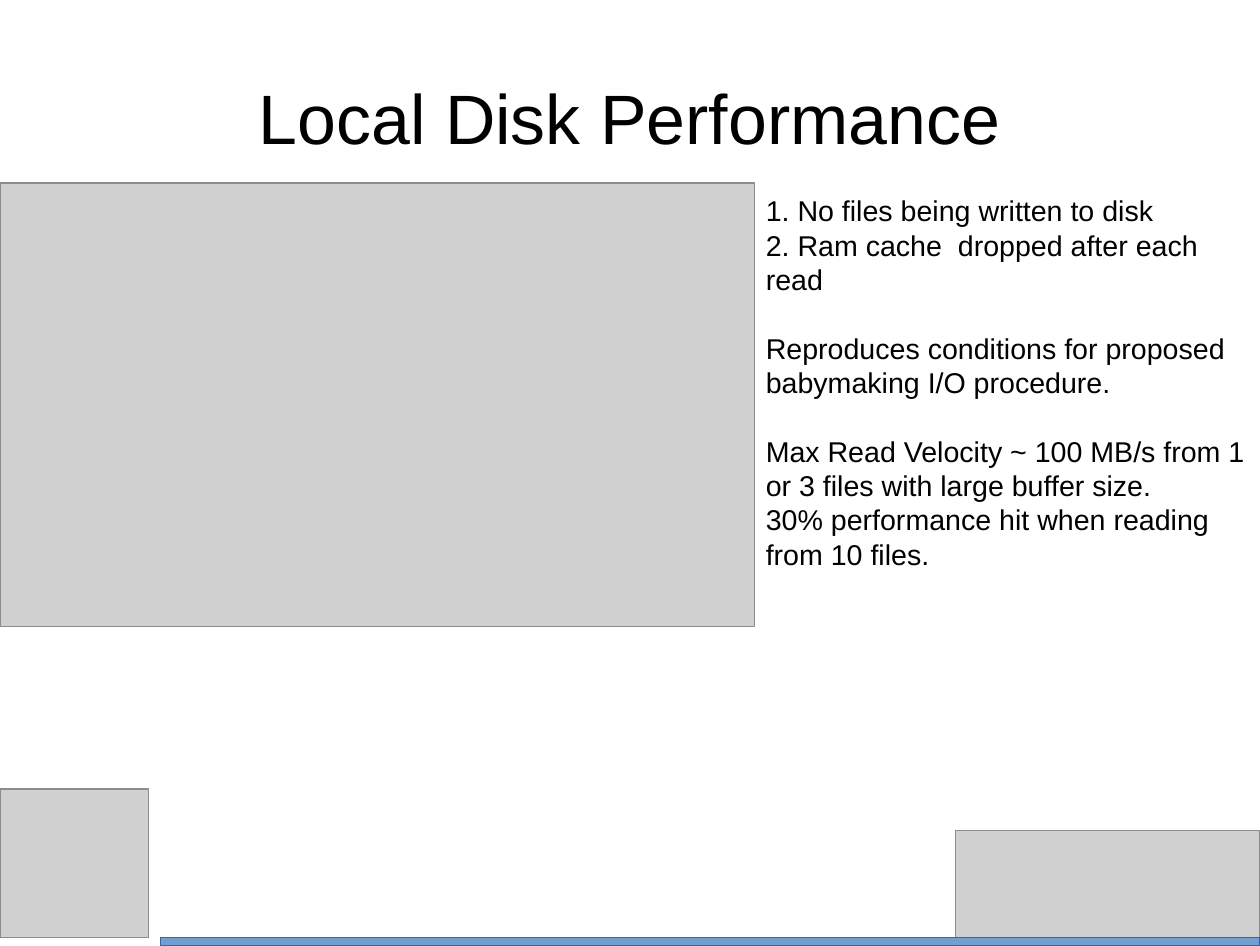
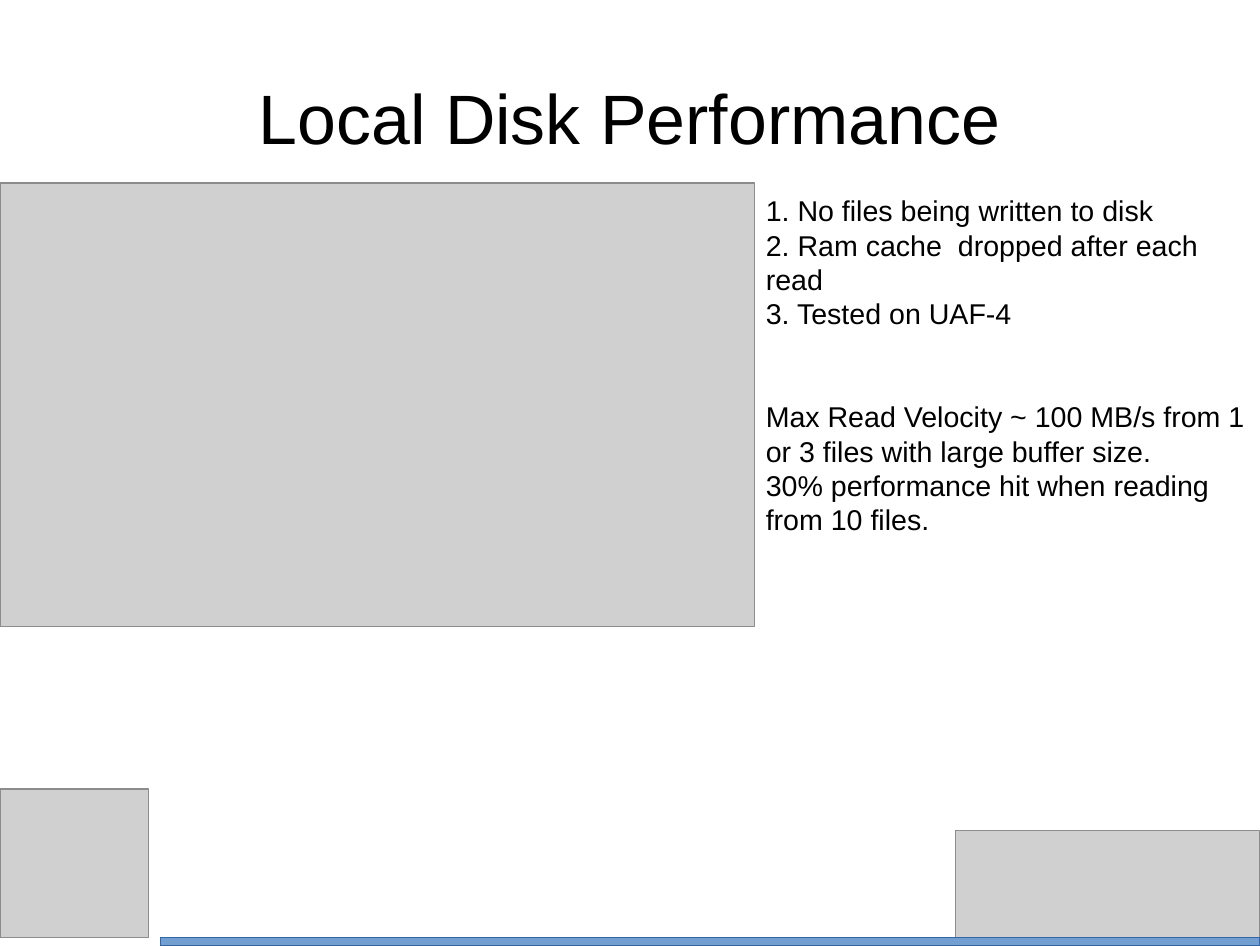
Before and after one commit to bth5032/CMS, a slide deck: slide 4 of Summer_2015/IOHeavyCI/Results/Powerpoint/performance.odp. Drawn at 1260x946 pixels with LibreOffice and Linux fonts; fonts in the diff are those of the drawing; grey boxes stand for pictures. Boxes give left, top, right and bottom in pixels: in the first picture for what was removed or moved away, otherwise in the second. Text is boxed around its words. In the diff, an @@ line names an element or a change of style, - is before the commit and + after.

```diff
--- a/Summer_2015/IOHeavyCI/Results/Powerpoint/performance.odp
+++ b/Summer_2015/IOHeavyCI/Results/Powerpoint/performance.odp
@@ text at (766,303,1012,325): text changed @@
-Reproduces conditions for proposed babymaking I/O procedure.
+3. Tested on UAF-4
```
Also in this commit, not shown: 4 other slides changed, 2 slides added, 4 other files.
